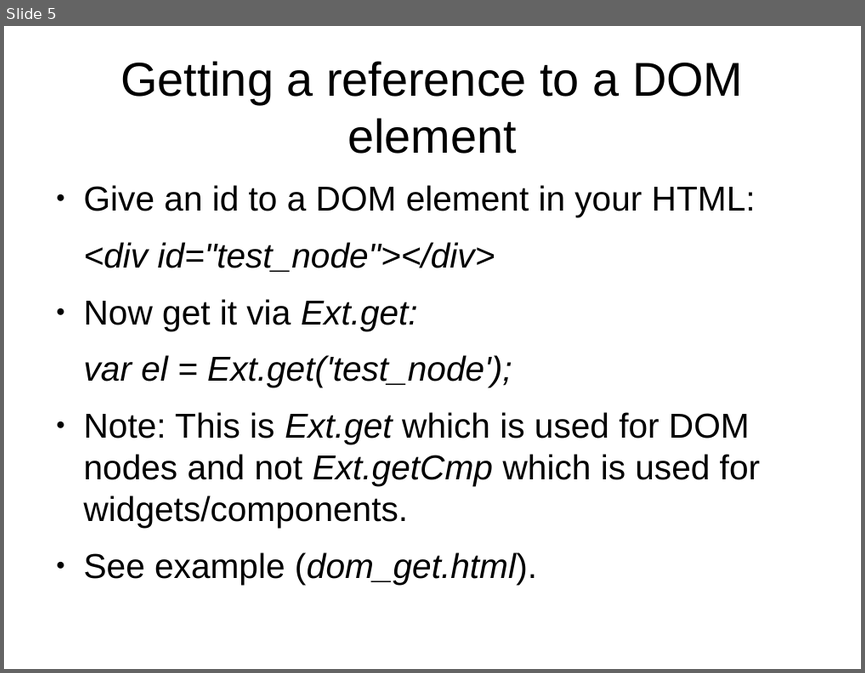
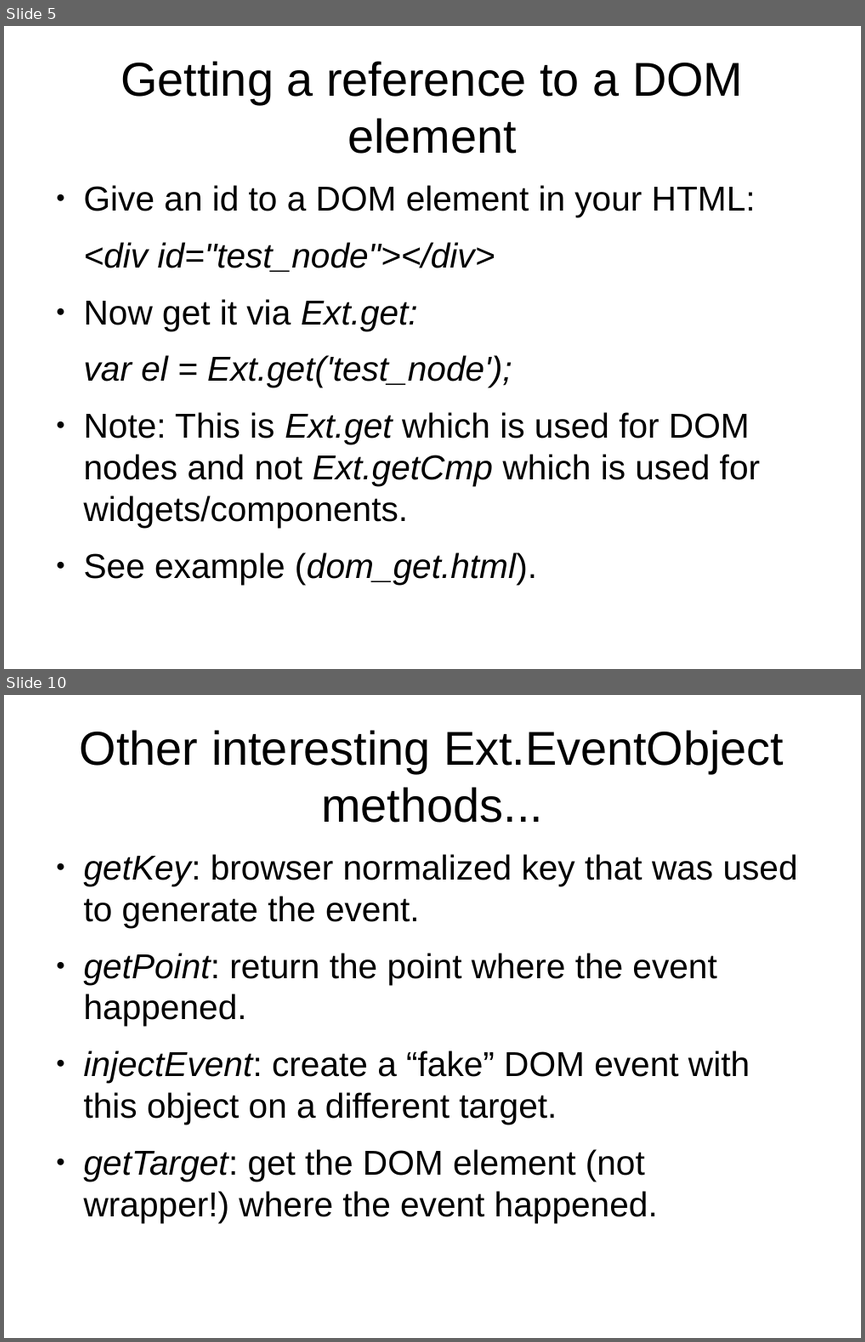
Before and after one commit to veltzer/demos, a slide deck: javascript/extjs/doc/extjs_dom.odp. Shown one above the other, each under a label of ours: slide 5 before the commit, slides 5 and 10 after it; the slides between them are not shown. The pictures are 865x673 and 865x1342 pixels, drawn with LibreOffice and Linux fonts; fonts in the diff are those of the drawing. Boxes give left, top, right and bottom in pixels: in the first picture for what was removed or moved away, otherwise in the second. Text is boxed around its words. In the diff, an @@ line names an element or a change of style, - is before the commit and + after.

```diff
--- a/javascript/extjs/doc/extjs_dom.odp
+++ b/javascript/extjs/doc/extjs_dom.odp
@@ slide 10 added at bbox=[4, 695, 861, 1338], background #FFFFFF @@
@@ title added at bbox=[80, 730, 783, 823], 44 pt, text #000000 @@
+Other interesting Ext.EventObject methods...
@@ text added at bbox=[84, 854, 798, 1222], 32 pt, text #000000 @@
+● getKey: browser normalized key that was used to generate the event.
+● getPoint: return the point where the event happened.
+● injectEvent: create a “fake” DOM event with this object on a different target.
+● getTarget: get the DOM element (not wrapper!) where the event happened.
```
Also in this commit, not shown: 1 slide changed, 3 other slides added, 2 other files.
